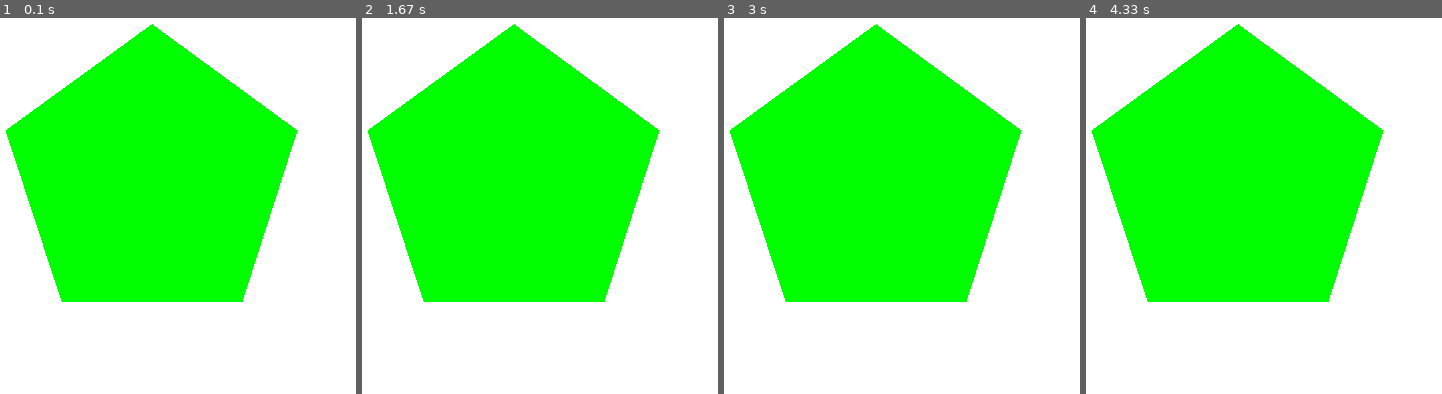
Above: before the commit, frames 1-4 (left to right).
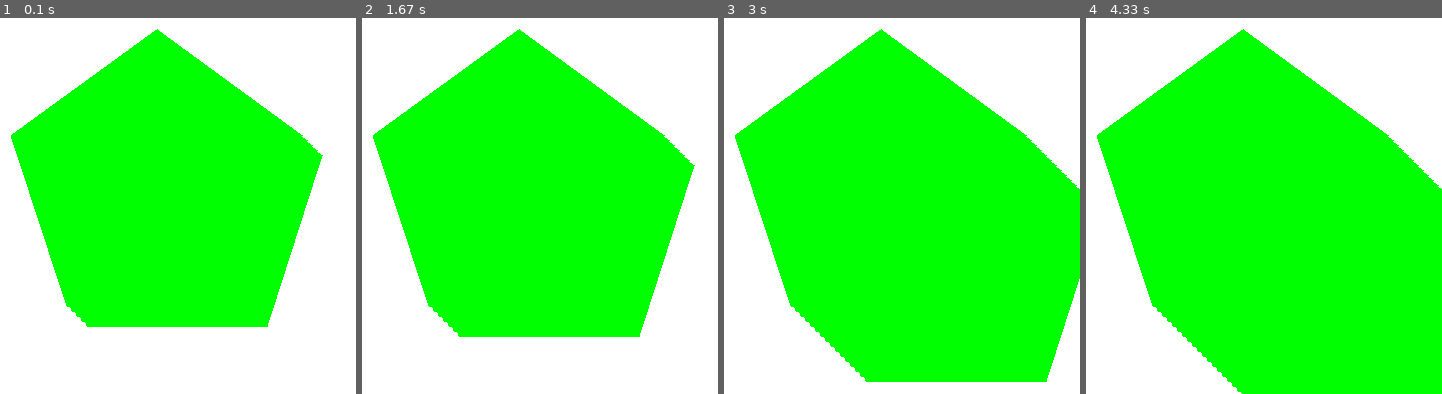
Above: after the commit, the same moments.

Repository: gdebord/hello_pygame
Game: pygame game, started from hello.py
Two runs of this game, one before a commit and one after it. Both use one fixed random seed, a clock stepped at 60 frames per second and the inputs below.
Inputs:
- Up to frame 1 (0.1 s): no input
- Up to frame 2 (1.67 s): tap Enter at 0.33 s
- Up to frame 3 (3 s): tap Space at 1.67, 2.13, 2.63 s
- Up to frame 4 (4.33 s): tap Space at 3.07, 3.57 s

The runs differ from the first frame. In frame 1, 9.1% of the frame differs, in the area x 1-91%, y 1-83%; in frame 2, 12%; in frame 3, 25%; in frame 4, 28%, in the area x 1-100%, y 1-100%.

Commit message:
trying to move polygon

Diff:
--- a/hello.py
+++ b/hello.py
@@ -17,9 +17,9 @@
 
 # draw on the surface object
 DISPLAYSURF.fill(WHITE)
-pygame.draw.polygon(DISPLAYSURF, GREEN, ((196,30),(341,136),(286,307),(106,307),(50,136)))
+#pygame.draw.polygon(DISPLAYSURF, GREEN, ((196,30),(341,136),(286,307),(106,307),(50,136)))
 
-
+x = 5
 
 while True: # main game loop
 
@@ -31,4 +31,9 @@
 
       sys.exit()
 
+    pygame.draw.polygon(DISPLAYSURF, GREEN, ((196+x,30+x),(341+x,136+x),(286+x,307+x),(106+x,307+x),(50+x,136+x)))
+
+    x+=5
+
+
     pygame.display.update()
